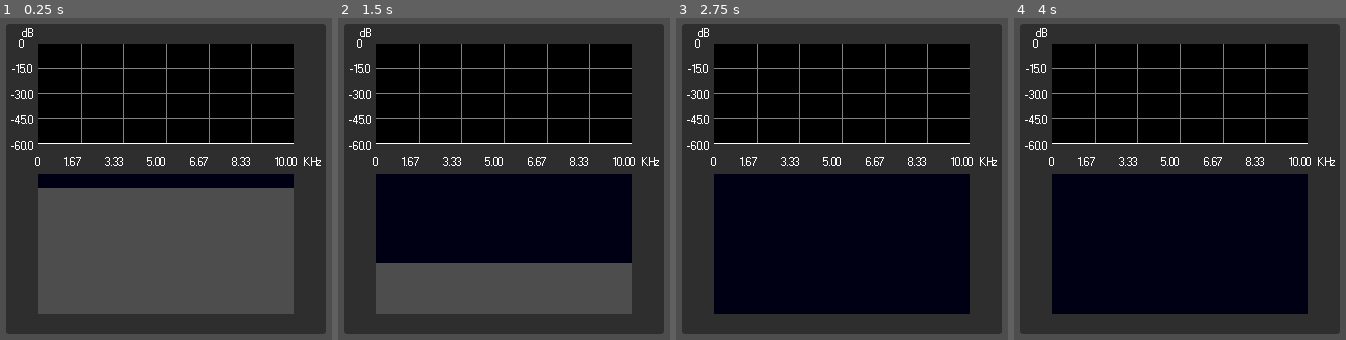
Above: before the commit, frames 1-4 (left to right).
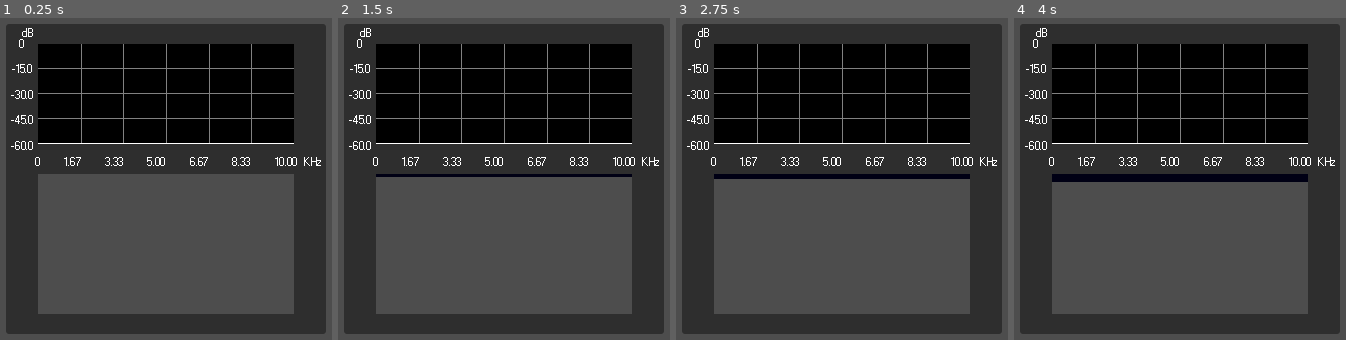
Above: after the commit, the same moments.

Repository: Nores33/Godot-Audio-FFT
Game: Godot game, scene res://Scenes/main.tscn
Same seed, same stepped clock (60 frames per second), same inputs: the game is played once before the commit and once after it.
Inputs:
- Up to frame 1 (0.25 s): no input
- Up to frame 2 (1.5 s): no input
- Up to frame 3 (2.75 s): no input
- Up to frame 4 (4 s): tap Enter at 2.75 s; tap Space at 3.5 s

The runs differ from the first frame. In frame 1, 3.4% of the frame differs, in the area x 11-89%, y 48-53%; in frame 2, 21%; in frame 3, 32%, in the area x 11-89%, y 50-92%; in frame 4, 32%.

Commit message:
Added a time factor to the Waterfall shader
Now it's possible to modify the update period of the Waterfall. (It's not perfect yet because it stops working sometimes).

Diff:
--- a/Scenes/main.tscn
+++ b/Scenes/main.tscn
@@ -36,6 +36,7 @@
 X_Label = "KHz"
 X_ticks = 6
 Y_ticks = 4
+time_factor = 0.5
 
 [node name="AudioStreamPlayer" type="AudioStreamPlayer" parent="."]
 stream = ExtResource("2_t28n0")
--- a/Scripts/Audio_FFT.gd
+++ b/Scripts/Audio_FFT.gd
@@ -22,6 +22,9 @@
 @export var Y_Label : String = "dB"
 @export_range(1,5) var Y_ticks : int = 1
 
+# Waterfall Graph
+@export var time_factor : float = 0.1
+
 var X_max_value : float = FREQ_MAX/1000.0
 var X_min_value : float = 0
 
@@ -31,6 +34,7 @@
 func _ready():
 	$FFTTimer.start()
 	spectrum = AudioServer.get_bus_effect_instance(0, 0)
+	$"Panel/Waterfall Graph/WaterfallViewport/ColorRect".get_material().set_shader_parameter("time_factor",time_factor)
 	# $"WaterfallViewport/ColorRect".get_material().set_shader_parameter("time_factor", 5)
 	values.resize(VU_COUNT)
 	values.fill(0.0)
@@ -81,7 +85,6 @@
 
 	for i in range(VU_COUNT):
 		values[i] = data[i]
-
 	$"Panel/Waterfall Graph/WaterfallViewport/ColorRect".get_material().set_shader_parameter("values",values)
 
 func _on_fft_timer_timeout():
--- a/Shaders/Waterfall.gdshader
+++ b/Shaders/Waterfall.gdshader
@@ -2,8 +2,9 @@
 
 #define SAMPLES 256
 
-uniform int time_factor;
 uniform float values[SAMPLES];
+
+uniform float time_factor = 0.1;
 
 uniform sampler2D prev;
 uniform sampler2D Color_Gradient : hint_default_black;
@@ -11,10 +12,18 @@
 void fragment() {
 	vec2 tex_size = vec2(textureSize(prev, 0));
 	float pixel_size = 1.0/tex_size.y;
-	if (UV.y < pixel_size) {
-		vec3 sampled_color = texture(Color_Gradient, vec2(values[int(UV.x * float(SAMPLES))]/100.0, 0.0)).rgb;
-		COLOR = vec4(sampled_color, 1.0);
-	} else {
-		COLOR = texture(prev, UV.xy-vec2(0,1) / vec2(textureSize(prev, 0)));
+
+	float time_elapsed = mod(TIME, time_factor);
+
+	if(time_elapsed < pixel_size){
+		if (UV.y < pixel_size) {
+			vec3 sampled_color = texture(Color_Gradient, vec2(values[int(UV.x * float(SAMPLES))]/100.0, 0.0)).rgb;
+			COLOR = vec4(sampled_color, 1.0);
+		} else {
+			COLOR = texture(prev, UV.xy-vec2(0,1) / vec2(textureSize(prev, 0)));
+		}
+	}
+	else{
+		COLOR = texture(prev, UV);
 	}
 }
